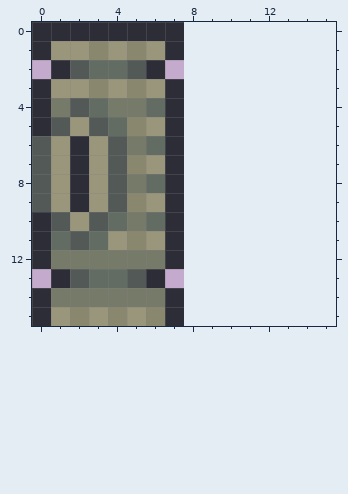
Edited in one commit: pixel-art sprite (media/shooter.png). The picture above was drawn from the file before the commit.
The file is 8x16 pixels. The old version is drawn lined up with the new one, on the new canvas.
And afterwards:
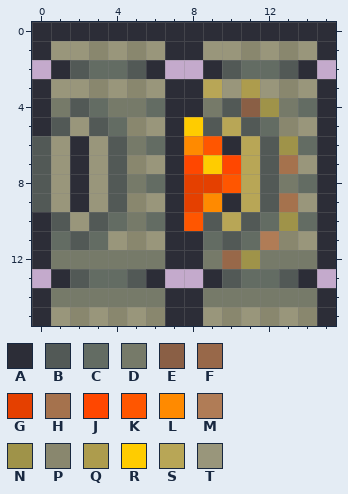
Palette (. is transparent): A #2c2d37  B #525956  C #636c63  D #767a69  E #8a5f45  F #986849  G #e54000  H #a5724d  J #ff4700  K #ff5600  L #ff8a00  M #b07c56  N #9f9349  P #89876e  Q #ad9c4d  R #ffcc00  S #b8a656  T #99967b
Edits made:
canvas 8x16 -> 16x16
Colour A now appears in row 0 at x 8 to 15; in row 1 at x 8 and 15; in row 2 at x 9 and 14; in rows 3 to 4 at x 8 and 15; in row 5 at x 15; in row 6 at x 10 and 15.
Colour A now appears in rows 7 to 8 at x 15; in row 9 at x 10 and 15; in row 10 at x 15; in rows 11 to 12 at x 8 and 15; in row 13 at x 9 and 14; in rows 14 to 15 at x 8 and 15.
Colour B now appears in row 2 at x 10 and 13; in row 4 at x 10; in row 5 at x 9 and 11; in rows 6 to 9 at x 12; in row 10 at x 9 and 11; in row 11 at x 10.
Colour B now appears in row 13 at x 10 and 13.
Colour C now appears in row 2 at x 11 to 12; in row 4 at x 14; in row 5 at x 12; in row 6 at x 14; in row 8 at x 14; in row 10 at x 12 and 14.
Colour C now appears in row 11 at x 9 and 11; in row 13 at x 11 to 12.
Colour D now appears in row 4 at x 9 and 13; in row 8 at x 13; in row 12 at x 9 and 12 to 14; in row 14 at x 9 to 14.
Colour E now appears in row 4 at x 11.
Colour F now appears in row 12 at x 10.
Colour G now appears in row 8 at x 8 to 9; in row 9 at x 8.
Colour H now appears in row 7 at x 13; in row 9 at x 13.
Colour J now appears in row 7 at x 8 and 10.
Colour K now appears in row 6 at x 9; in row 8 at x 10; in row 10 at x 8.
Colour L now appears in row 6 at x 8; in row 9 at x 9.
Colour M now appears in row 11 at x 12.
Colour N now appears in row 4 at x 12; in row 6 at x 13; in row 10 at x 13; in row 12 at x 11.
Colour P now appears in row 1 at x 11 and 13; in row 3 at x 13; in row 5 at x 13; in row 11 at x 13; in row 15 at x 10, 12 and 14.
Colour Q now appears in row 3 at x 11.
Colour R now appears in row 5 at x 8; in row 7 at x 9.
Colour S now appears in row 3 at x 9; in row 5 at x 10; in rows 6 to 9 at x 11; in row 10 at x 10.
Colour T now appears in row 1 at x 9 to 10, 12 and 14; in row 3 at x 10, 12 and 14; in row 5 at x 14; in row 7 at x 14; in row 9 at x 14; in row 11 at x 14.
Colour T now appears in row 15 at x 9, 11 and 13.
Pixel boxes of the changes (left, top, right, bottom) in both pictures:
added: (184, 22, 336, 326)
